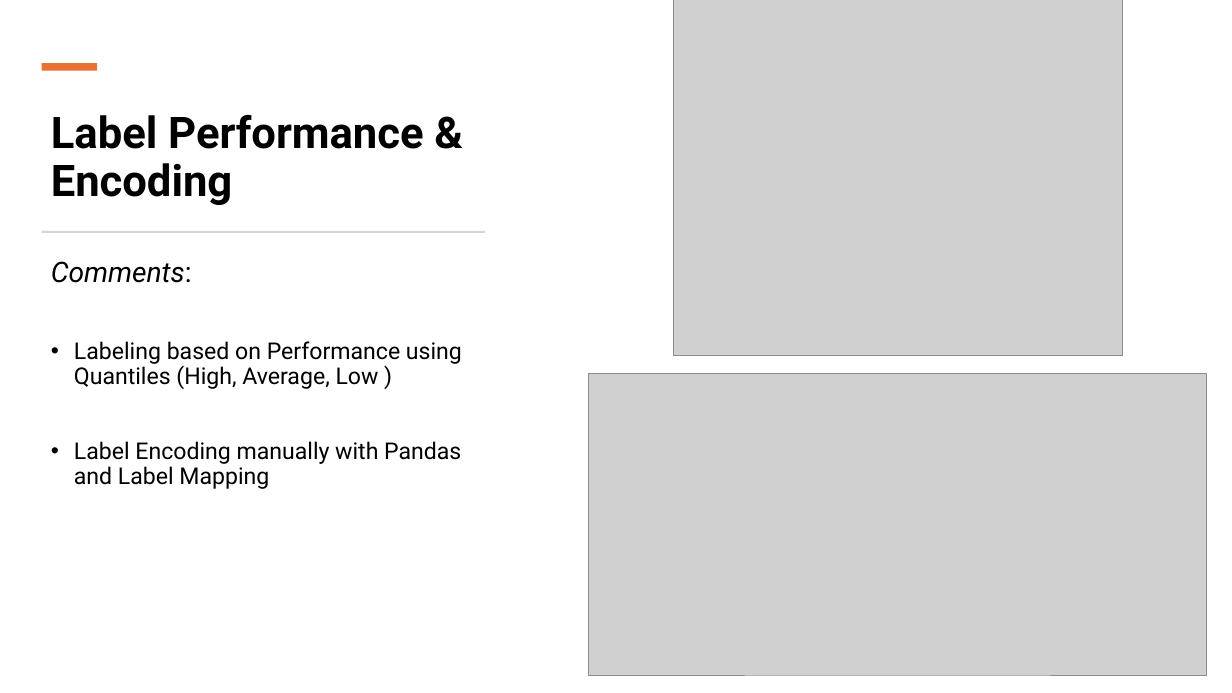
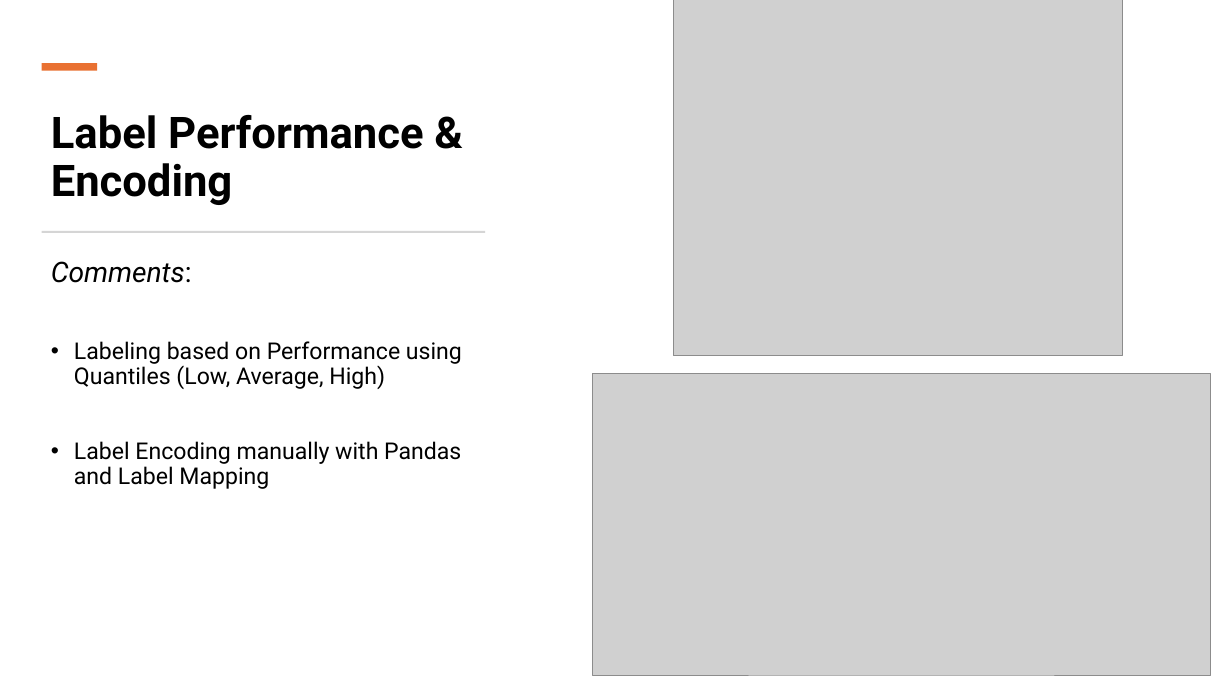
Before and after one commit to Konstant-gk/Chinook_Project, a slide deck: slide 11 of Chinook_Presentation/Project_Future_Chinook_Presentation.pptx. Drawn at 1232x693 pixels with LibreOffice and Linux fonts; fonts in the diff are those of the drawing; grey boxes stand for pictures. Boxes give left, top, right and bottom in pixels: in the first picture for what was removed or moved away, otherwise in the second. Text is boxed around its words. In the diff, an @@ line names an element or a change of style, - is before the commit and + after.

```diff
--- a/Chinook_Presentation/Project_Future_Chinook_Presentation.pptx
+++ b/Chinook_Presentation/Project_Future_Chinook_Presentation.pptx
@@ text at [74, 341, 462, 389]: text changed @@
-• Labeling based on Performance using Quantiles (High, Average, Low )
+• Labeling based on Performance using Quantiles (Low, Average, High)
@@ picture: place and size @@
-picture at [589, 374, 1207, 676]
+picture at [592, 374, 1211, 676]
```
Also in this commit, not shown: 3 other slides changed.
